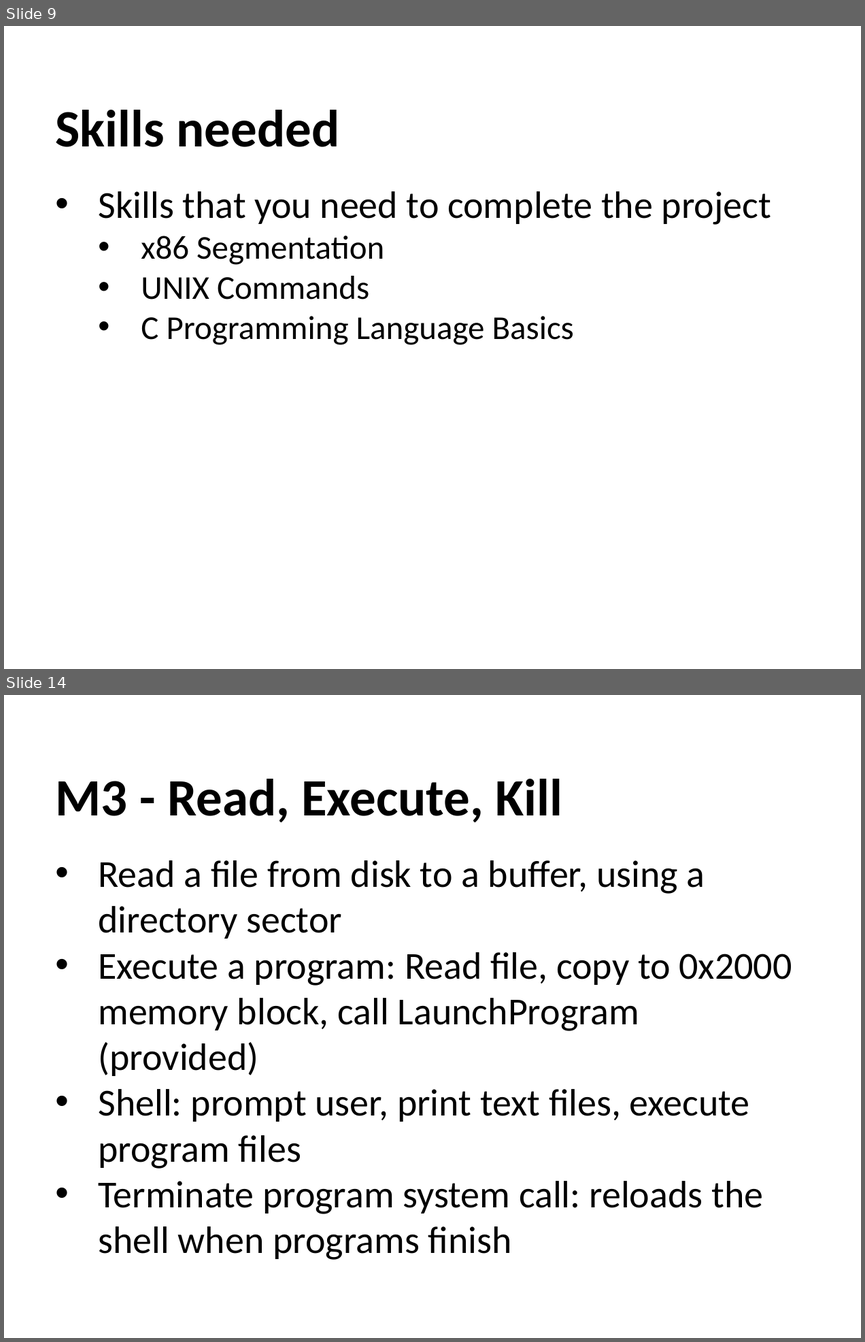
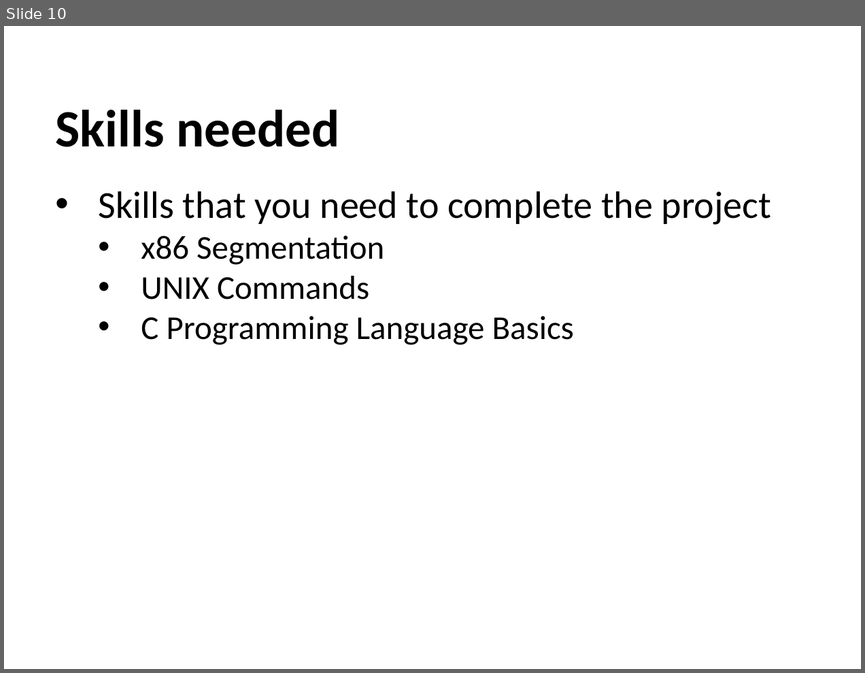
Before and after one commit to RHIT-CSSE/csse332, a slide deck: ClassMaterials/ProjectKickoff/ProjectKickoff.pptx. Shown one above the other, each under a label of ours: slides 9 and 14 before the commit, slide 10 after it; the slides between them are not shown. The pictures are 865x1342 and 865x673 pixels, drawn with LibreOffice and Linux fonts; fonts in the diff are those of the drawing. Boxes give left, top, right and bottom in pixels: in the first picture for what was removed or moved away, otherwise in the second. Text is boxed around its words. In the diff, an @@ line names an element or a change of style, - is before the commit and + after.

```diff
--- a/ClassMaterials/ProjectKickoff/ProjectKickoff.pptx
+++ b/ClassMaterials/ProjectKickoff/ProjectKickoff.pptx
@@ slide 14 removed at box(4, 695, 861, 1338), background #FFFFFF @@
@@ text removed at box(55, 779, 562, 823) @@
-M3 - Read, Execute, Kill
@@ text removed at box(98, 860, 792, 1259) @@
-• Read a file from disk to a buffer, using a directory sector
-• Execute a program: Read file, copy to 0x2000 memory block, call LaunchProgram (provided)
-• Shell: prompt user, print text files, execute program files
-• Terminate program system call: reloads the shell when programs finish
@@ what was slide 9 is now slide 10 @@
```
Also in this commit, not shown: 4 slides changed, 2 slides added, 6 other slides removed, 1 other file.
